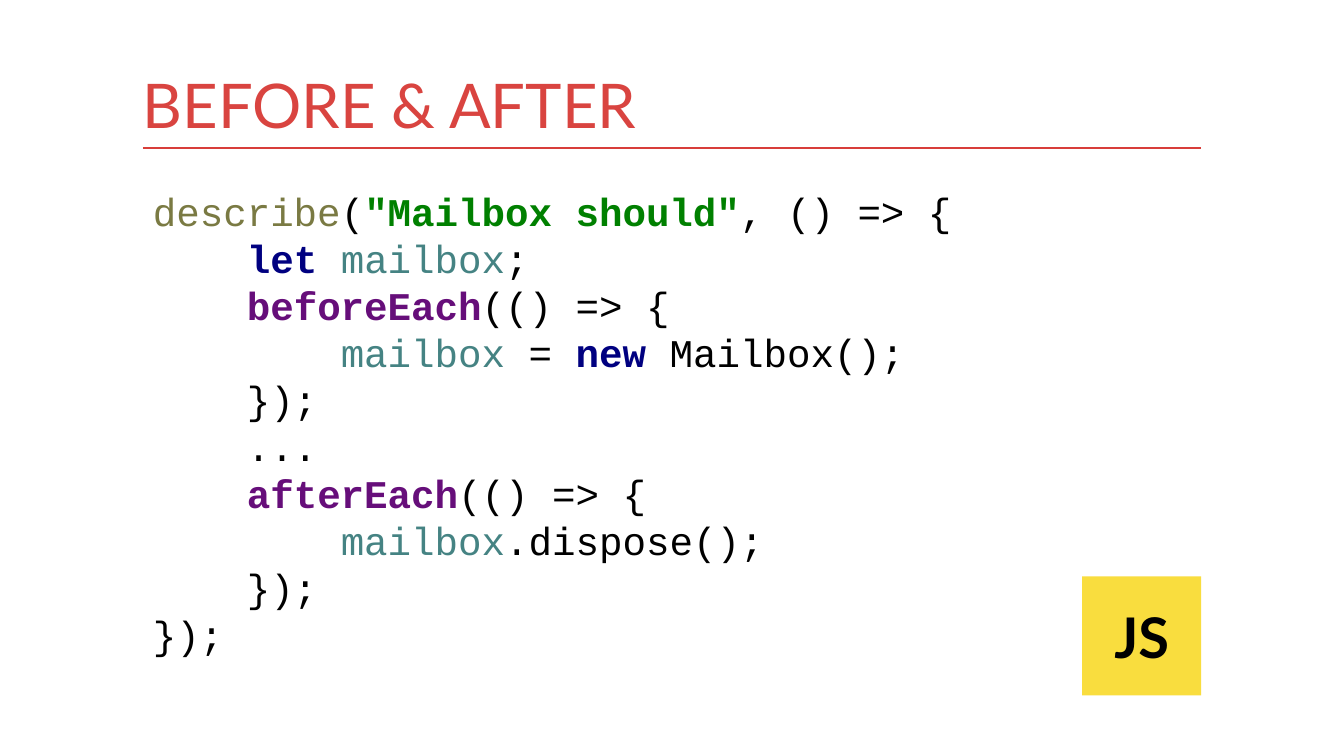
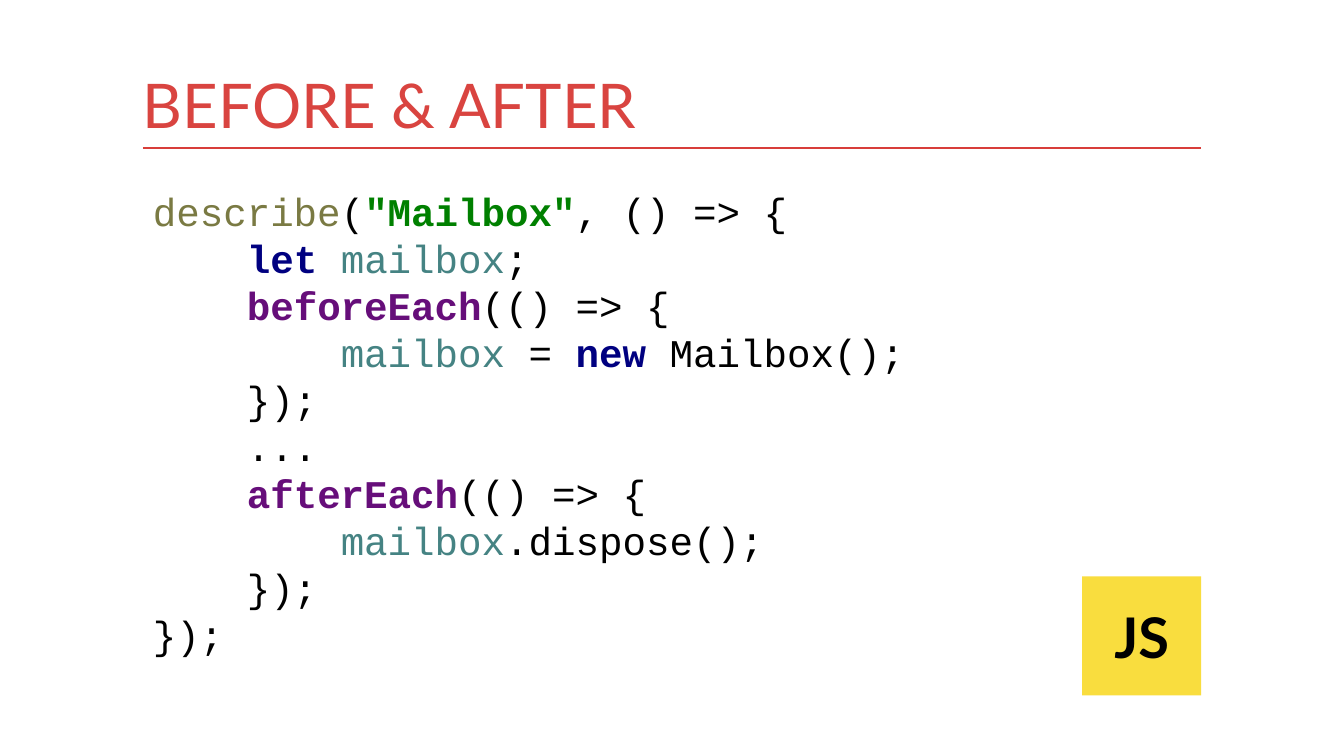
Before and after one commit to kontur-courses/testing, a slide deck: slide 18 of testing.pptx (slide 16 before the commit). Drawn at 1344x756 pixels with LibreOffice and Linux fonts; fonts in the diff are those of the drawing. Boxes give left, top, right and bottom in pixels: in the first picture for what was removed or moved away, otherwise in the second. Text is boxed around its words. In the diff, an @@ line names an element or a change of style, - is before the commit and + after.

Commit message:
fixes after review

```diff
--- a/testing.pptx
+++ b/testing.pptx
@@ text at box(153, 197, 905, 563): text changed @@
-describe("Mailbox should", () => {
-let mailbox;
-beforeEach(() => {
-mailbox = new Mailbox();
-});
-...
-afterEach(() => {
-mailbox.dispose();
-});
-});
+describe("Mailbox", () => {
+let mailbox;
+beforeEach(() => {
+mailbox = new Mailbox();
+});
+...
+afterEach(() => {
+mailbox.dispose();
+});
+});
```
Also in this commit, not shown: 4 other slides changed, 2 slides added, 12 other files.
